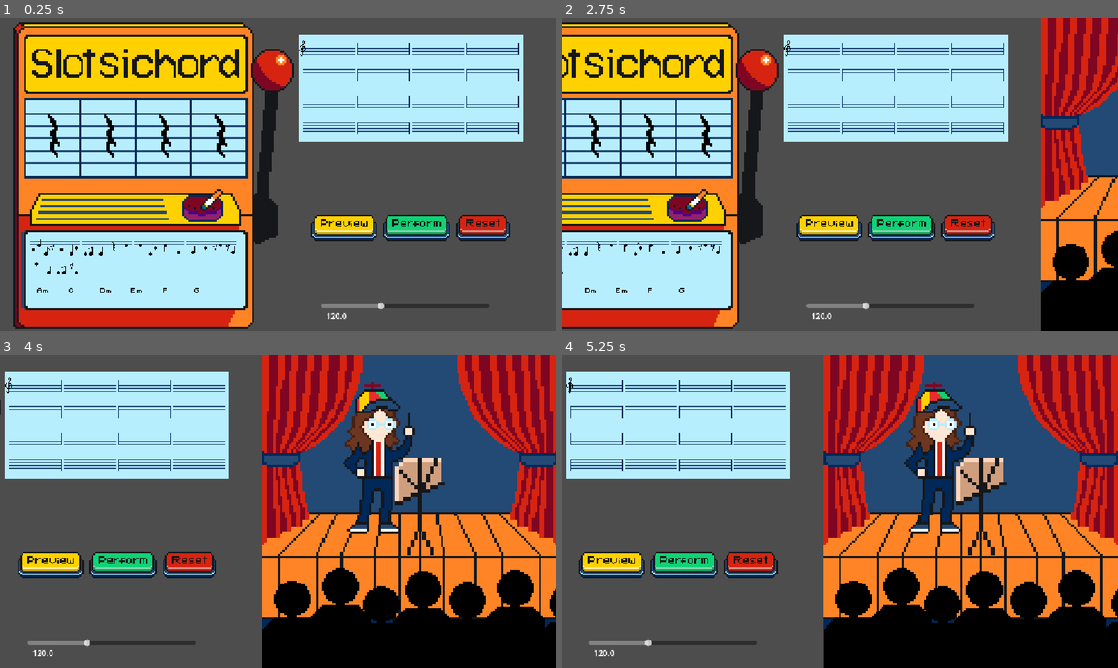
Above: before the commit, frames 1-4 (two rows, left to right).
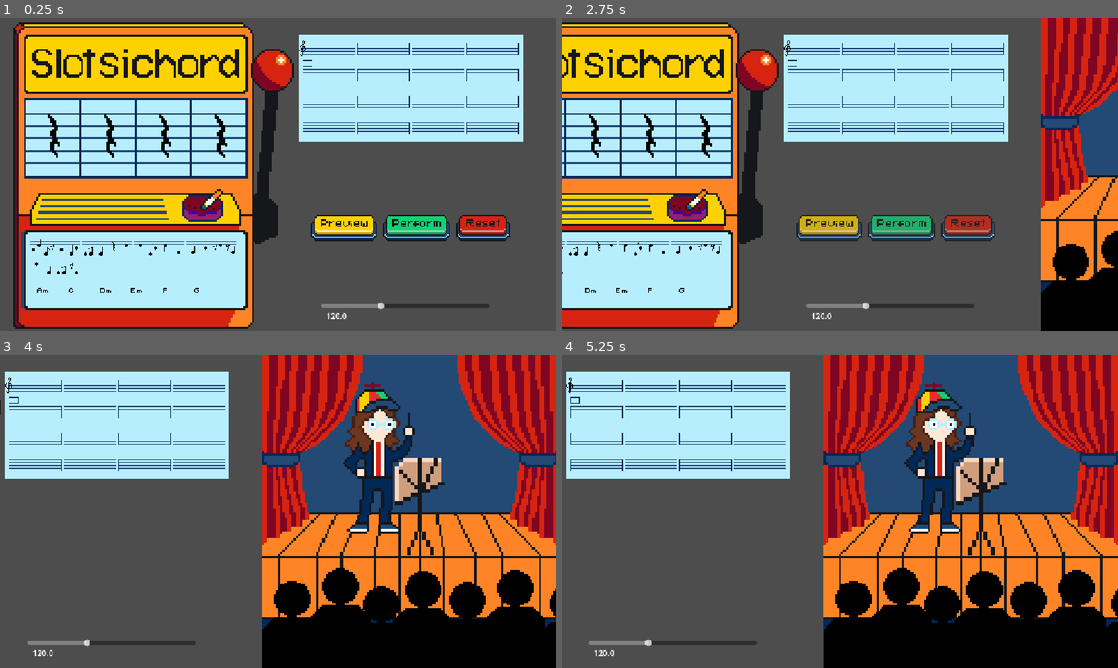
Above: after the commit, the same moments.

Repository: twhassall/slotsichord
Game: Godot game, scene res://scenes/actualScreens/MainScreen.tscn
The game is run twice, just before and just after one commit, with the same random seed, the same clock (stepped at 60 frames per second) and the same inputs.
Inputs (mouse positions are in pixels of both pictures, inside the frame that each line leads up to):
- Up to frame 1 (0.25 s): no input
- Up to frame 2 (2.75 s): click (906, 227) at 0.5 s; click (906, 227) at 1.25 s; click (979, 227) at 2 s
- Up to frame 3 (4 s): no input
- Up to frame 4 (5.25 s): tap Enter at 5 s

The runs differ from the first frame. In frame 1, less than 0.1% of the frame differs, in the area x 54-57%, y 13-16%; in frame 2, 1.4%; in frame 3, 2.7%; in frame 4, 2.7%, in the area x 1-39%, y 13-72%.

Commit message:
Got encore button working
And more button polish. Fading and stuff

Diff:
--- a/scenes/subScenes/ArrangementArea.tscn
+++ b/scenes/subScenes/ArrangementArea.tscn
@@ -7,6 +7,7 @@
 [ext_resource type="Texture2D" uid="uid://d2j08jrs4jxki" path="res://assets/sprites/buttons/preview.png" id="4_6jpjo"]
 [ext_resource type="Texture2D" uid="uid://cm8xdbj5amfqs" path="res://assets/sprites/buttons/reset.png" id="5_bljxu"]
 [ext_resource type="Texture2D" uid="uid://b5pkastgx06lq" path="res://assets/sprites/buttons/perform.png" id="6_etmuu"]
+[ext_resource type="Texture2D" uid="uid://f5s7nxthsloc" path="res://assets/sprites/chords/ChordBox.png" id="8_etmuu"]
 
 [sub_resource type="Animation" id="Animation_6jpjo"]
 length = 0.001
@@ -25,7 +26,7 @@
 
 [sub_resource type="Animation" id="Animation_bljxu"]
 resource_name = "press"
-length = 0.4
+length = 0.2
 tracks/0/type = "value"
 tracks/0/imported = false
 tracks/0/enabled = true
@@ -62,7 +63,7 @@
 
 [sub_resource type="Animation" id="Animation_bb7ac"]
 resource_name = "press"
-length = 0.39999999999999997
+length = 0.4
 tracks/0/type = "value"
 tracks/0/imported = false
 tracks/0/enabled = true
@@ -99,7 +100,7 @@
 
 [sub_resource type="Animation" id="Animation_btd2q"]
 resource_name = "press"
-length = 0.39999999999999997
+length = 0.4
 tracks/0/type = "value"
 tracks/0/imported = false
 tracks/0/enabled = true
@@ -297,6 +298,10 @@
 offset_right = 51.0
 offset_bottom = 42.0
 
+[node name="ChordBox" type="Sprite2D" parent="." unique_id=112055820]
+position = Vector2(20, 59)
+texture = ExtResource("8_etmuu")
+
 [connection signal="pressed" from="PreviewButton/Preview" to="." method="_on_play_pressed"]
 [connection signal="pressed" from="ResetButton/Reset" to="." method="_on_reset_pressed"]
 [connection signal="pressed" from="PerformButton/Perform" to="." method="_on_perfom_pressed"]
--- a/scenes/subScenes/performance.tscn
+++ b/scenes/subScenes/performance.tscn
@@ -8,6 +8,8 @@
 [ext_resource type="AudioStream" uid="uid://bfch551tvn7bh" path="res://assets/sounds/performance/cheer.wav" id="6_kfhwx"]
 [ext_resource type="AudioStream" uid="uid://3mbjbwbani12" path="res://assets/sounds/performance/clap.wav" id="7_scuq5"]
 [ext_resource type="AudioStream" uid="uid://brdw3ac3lpxo1" path="res://assets/sounds/performance/cricket.wav" id="8_ef5wx"]
+[ext_resource type="Texture2D" uid="uid://dp7466604jdjg" path="res://assets/sprites/buttons/encore.png" id="9_ef5wx"]
+[ext_resource type="Texture2D" uid="uid://ceor5ebm2vk61" path="res://assets/sprites/buttons/playagain.png" id="10_3sdyc"]
 
 [sub_resource type="Animation" id="Animation_c5t8m"]
 length = 0.8
@@ -46,6 +48,80 @@
 _data = {
 &"RESET": SubResource("Animation_c5t8m"),
 &"conduct": SubResource("Animation_pr87d")
+}
+
+[sub_resource type="Animation" id="Animation_ef5wx"]
+length = 0.001
+tracks/0/type = "value"
+tracks/0/imported = false
+tracks/0/enabled = true
+tracks/0/path = NodePath(".:frame")
+tracks/0/interp = 1
+tracks/0/loop_wrap = true
+tracks/0/keys = {
+"times": PackedFloat32Array(0),
+"transitions": PackedFloat32Array(1),
+"update": 1,
+"values": [1]
+}
+
+[sub_resource type="Animation" id="Animation_3sdyc"]
+resource_name = "press"
+length = 0.39999999999999997
+tracks/0/type = "value"
+tracks/0/imported = false
+tracks/0/enabled = true
+tracks/0/path = NodePath(".:frame")
+tracks/0/interp = 1
+tracks/0/loop_wrap = true
+tracks/0/keys = {
+"times": PackedFloat32Array(0, 0.2),
+"transitions": PackedFloat32Array(1, 1),
+"update": 1,
+"values": [1, 0]
+}
+
+[sub_resource type="AnimationLibrary" id="AnimationLibrary_tqrrd"]
+_data = {
+&"RESET": SubResource("Animation_ef5wx"),
+&"press": SubResource("Animation_3sdyc")
+}
+
+[sub_resource type="Animation" id="Animation_36eeh"]
+length = 0.001
+tracks/0/type = "value"
+tracks/0/imported = false
+tracks/0/enabled = true
+tracks/0/path = NodePath(".:frame")
+tracks/0/interp = 1
+tracks/0/loop_wrap = true
+tracks/0/keys = {
+"times": PackedFloat32Array(0),
+"transitions": PackedFloat32Array(1),
+"update": 1,
+"values": [1]
+}
+
+[sub_resource type="Animation" id="Animation_og6on"]
+resource_name = "press"
+length = 0.39999999999999997
+tracks/0/type = "value"
+tracks/0/imported = false
+tracks/0/enabled = true
+tracks/0/path = NodePath(".:frame")
+tracks/0/interp = 1
+tracks/0/loop_wrap = true
+tracks/0/keys = {
+"times": PackedFloat32Array(0, 0.2),
+"transitions": PackedFloat32Array(1, 1),
+"update": 1,
+"values": [1, 0]
+}
+
+[sub_resource type="AnimationLibrary" id="AnimationLibrary_tgwtl"]
+_data = {
+&"RESET": SubResource("Animation_36eeh"),
+&"press": SubResource("Animation_og6on")
 }
 
 [node name="JuniperNode" type="Node2D" unique_id=314397147]
@@ -72,12 +148,6 @@
 root_node = NodePath("../..")
 libraries/ = SubResource("AnimationLibrary_pbtqv")
 
-[node name="MakeHerMove" type="Button" parent="." unique_id=2143887782]
-offset_left = 523.0
-offset_top = -108.0
-offset_right = 583.0
-offset_bottom = -52.0
-
 [node name="MusicStand" type="Sprite2D" parent="." unique_id=1457798509]
 position = Vector2(327, 310)
 scale = Vector2(8, 8)
@@ -120,4 +190,39 @@
 [node name="cricketSound" type="AudioStreamPlayer" parent="." unique_id=1525729023]
 stream = ExtResource("8_ef5wx")
 
-[connection signal="pressed" from="MakeHerMove" to="." method="_on_make_her_move_pressed"]
+[node name="EncoreButton" type="Sprite2D" parent="." unique_id=200918739]
+position = Vector2(230.00002, 605)
+scale = Vector2(3, 3)
+texture = ExtResource("9_ef5wx")
+vframes = 2
+frame = 1
+
+[node name="Encore" type="Button" parent="EncoreButton" unique_id=1352490129]
+self_modulate = Color(1, 1, 1, 0)
+offset_left = -22.000004
+offset_top = -10.3333435
+offset_right = 22.333324
+offset_bottom = 9.3333435
+
+[node name="EncoreAnim" type="AnimationPlayer" parent="EncoreButton" unique_id=1282108966]
+libraries/ = SubResource("AnimationLibrary_tqrrd")
+
+[node name="PlayAgainButton" type="Sprite2D" parent="." unique_id=1192916358]
+position = Vector2(414, 593)
+scale = Vector2(3, 3)
+texture = ExtResource("10_3sdyc")
+vframes = 2
+frame = 1
+
+[node name="PlayAgainAnim" type="AnimationPlayer" parent="PlayAgainButton" unique_id=1639303942]
+libraries/ = SubResource("AnimationLibrary_tgwtl")
+
+[node name="PlayAgain" type="Button" parent="PlayAgainButton" unique_id=1236419239]
+self_modulate = Color(1, 1, 1, 0)
+offset_left = -18.666668
+offset_top = -13.0
+offset_right = 19.33334
+offset_bottom = 14.0
+
+[connection signal="pressed" from="EncoreButton/Encore" to="." method="_on_encore_pressed"]
+[connection signal="pressed" from="PlayAgainButton/PlayAgain" to="." method="_on_play_again_pressed"]
--- a/scenes/subScenes/slot_machine.tscn
+++ b/scenes/subScenes/slot_machine.tscn
@@ -366,10 +366,10 @@
 [node name="Spin" type="Button" parent="." unique_id=2136534447]
 modulate = Color(1, 1, 1, 0)
 layout_mode = 0
-offset_left = 543.0
-offset_top = 63.0
-offset_right = 632.0
-offset_bottom = 153.0
+offset_left = 539.0
+offset_top = 60.0
+offset_right = 640.0
+offset_bottom = 471.0
 
 [node name="BarOutputArea" type="HFlowContainer" parent="." unique_id=498840211]
 layout_mode = 0
--- a/scripts/MainScreen.gd
+++ b/scripts/MainScreen.gd
@@ -6,23 +6,35 @@
 func _ready():
 	##connects this script to the perform button in arrangement_area.gd
 	$ArrangementArea.perform_pressed.connect(pan_to_performance)
+	$JuniperNode.encore_pressed.connect(encore)
 
 func pan_to_performance():
+	$ArrangementArea.set_buttons_disabled(true)
+	$JuniperNode.set_buttons_disabled(true)
+
 	##moves the camera smoothly
-
-	$ArrangementArea.set_buttons_disabled(true)
 	var tween = create_tween()
 	tween.set_ease(Tween.EASE_IN_OUT)
 	tween.set_trans(Tween.TRANS_SINE)
 	tween.tween_property($Camera2D, "position", Vector2(1360.0,324.0), 2.0)
 
+	##fade buttons as camera pans
+	tween.parallel().tween_property($ArrangementArea/PreviewButton, "modulate:a", 0.0, 2.0)
+	tween.parallel().tween_property($ArrangementArea/PerformButton, "modulate:a", 0.0, 2.0)
+	tween.parallel().tween_property($ArrangementArea/ResetButton, "modulate:a", 0.0, 2.0)
 
 	await tween.finished
+
+	$ArrangementArea/PreviewButton.visible = false
+	$ArrangementArea/PerformButton.visible = false
+	$ArrangementArea/ResetButton.visible = false
 
 	#magic timer
 	#this is where we can play audience noises if we have them
 	await get_tree().create_timer(0.5).timeout
+	performance()
 
+func performance():
 	#just call directly
 	$JuniperNode.start_conducting()
 	await $ArrangementArea.play_all_bars()
@@ -31,3 +43,26 @@
 	#feel free to adjust!
 	await get_tree().create_timer(1).timeout
 	$JuniperNode.audience_reaction()
+	await get_tree().create_timer(1).timeout
+
+	##Activate performance buttons at end
+	$JuniperNode.set_buttons_disabled(false)
+	$JuniperNode/EncoreButton.modulate.a = 0.0
+	$JuniperNode/PlayAgainButton.modulate.a = 0.0
+	$JuniperNode/EncoreButton.visible = true
+	$JuniperNode/PlayAgainButton.visible = true
+
+	var fade_in = create_tween()
+	fade_in.set_ease(Tween.EASE_IN_OUT)
+	fade_in.set_trans(Tween.TRANS_SINE)
+	fade_in.tween_property($JuniperNode/EncoreButton, "modulate:a", 1.0, 1.0)
+	fade_in.parallel().tween_property($JuniperNode/PlayAgainButton, "modulate:a", 1.0, 1.0)
+
+func encore():
+	$JuniperNode.set_buttons_disabled(true)
+	var fade_out = create_tween()
+	fade_out.set_ease(Tween.EASE_IN_OUT)
+	fade_out.set_trans(Tween.TRANS_SINE)
+	fade_out.tween_property($JuniperNode/EncoreButton, "modulate:a", 0.0, 0.5)
+	fade_out.parallel().tween_property($JuniperNode/PlayAgainButton, "modulate:a", 0.0, 0.5)
+	performance()
--- a/scripts/arrangement_area.gd
+++ b/scripts/arrangement_area.gd
@@ -22,8 +22,11 @@
 	bpm_slider.value = MusicLibrary.bpm
 
 	$PreviewButton.frame=0
+	$PreviewButton.visible = true
 	$ResetButton.frame=0
+	$ResetButton.visible = true
 	$PerformButton.frame=0
+	$PerformButton.visible = true
 
 func play_all_bars():
 	for line in slots:
--- a/scripts/audience.gd
+++ b/scripts/audience.gd
@@ -1,11 +1,25 @@
 extends Node2D
 var cheer_tween: Tween
+var rest_pos: float
+
+func _ready():
+	rest_pos = position.y
+	self.frame = 1
 
 func cheer(height: float, duration: float):
-	var start_pos = position.y
 	cheer_tween = create_tween()
 	cheer_tween.set_loops()
 	cheer_tween.set_ease(Tween.EASE_IN_OUT)
 	cheer_tween.set_trans(Tween.TRANS_SINE)
-	cheer_tween.tween_property(self, "position:y", start_pos - height, duration)
-	cheer_tween.tween_property(self, "position:y", start_pos, duration)
+	cheer_tween.tween_property(self, "position:y", rest_pos - height, duration)
+	cheer_tween.tween_property(self, "position:y", rest_pos, duration)
+
+func stop_cheering(duration: float):
+	if cheer_tween:
+		cheer_tween.kill()
+	var settle = create_tween()
+	settle.set_ease(Tween.EASE_IN_OUT)
+	settle.set_trans(Tween.TRANS_SINE)
+	settle.tween_property(self, "position:y", rest_pos, duration)
+	await settle.finished
+	self.frame = 1
--- a/scripts/testjuniper.gd
+++ b/scripts/testjuniper.gd
@@ -1,7 +1,13 @@
 extends Node2D
+
+signal encore_pressed
 
 func _ready():
 	randomize()
+	$EncoreButton.frame=0
+	$EncoreButton.visible = false
+	$PlayAgainButton.frame=0
+	$PlayAgainButton.visible = false
 
 func start_conducting():
 	$Juniper/JuniperAnimation.play("conduct")
@@ -44,50 +50,35 @@
 	else:
 		$cricketSound.play()
 
-
-
-
-
-func _on_make_her_move_pressed():
-	$Juniper/JuniperAnimation.play("conduct")
-
-	#Conduct and play - then cheer etc
-
-	var cheer_count = 0
-	var clap_count = 0
-	var cricket_count = 0
+##buttons to press after performance
+func _on_encore_pressed():
+	$EncoreButton/EncoreAnim.play("press")
+	emit_signal("encore_pressed")
 
 	for i in range(1, 8):
 		var patron = get_node("Audience" + str(i))
-		var roll = randf()
-		##big cheer
-		if roll < 0.4:
-			patron.frame = 0
-			var height = randf_range(5.0, 15.0)
-			var duration = randf_range(0.25, 0.45)
-			patron.cheer(height, duration)
-			cheer_count +=1
-		##polite applause
-		elif roll < 0.75:
-			patron.frame = 1
-			var height = randf_range(1.0, 5.0)
-			var duration = randf_range(0.4, 0.7)
-			patron.cheer(height, duration)
-			clap_count +=1
-		##no reaction
-		else:
-			patron.frame = 1
-			cricket_count +=1
+		patron.stop_cheering(1.0)
 
-	##plays sound based on majority reaction
-	if cheer_count >= clap_count and cheer_count >= cricket_count:
-		$cheerSound.play()
-	elif clap_count >= cricket_count:
-		$clapSound.play()
-	else:
-		$cricketSound.play()
+	##fade out sounds
+	var fade = create_tween()
+	fade.set_ease(Tween.EASE_IN_OUT)
+	fade.set_trans(Tween.TRANS_SINE)
+	fade.tween_property($cheerSound, "volume_db", -80.0, 2.0)
+	fade.parallel().tween_property($clapSound, "volume_db", -80.0, 2.0)
+	fade.parallel().tween_property($cricketSound, "volume_db", -80.0, 2.0)
 
-##PROBLEM WITH JUNIPER SPRITE, a tiny pixel appears in the playback,
-##but the sprite is definitely fine and there's nothing on the animation player
+	await fade.finished
 
-##think juniper issue is problem with art. Add a pixel between each sprite on the spritesheet
+	$cheerSound.stop()
+	$clapSound.stop()
+	$cricketSound.stop()
+	$cheerSound.volume_db = 0.0
+	$clapSound.volume_db = 0.0
+	$cricketSound.volume_db = 0.0
+
+func _on_play_again_pressed():
+	$PlayAgainButton/PlayAgainAnim.play("press")
+
+func set_buttons_disabled(is_disabled):
+	$EncoreButton/Encore.disabled = is_disabled
+	$PlayAgainButton/PlayAgain.disabled = is_disabled
Binary file added: assets/sprites/buttons/playagain.png
Not shown, added: assets/sprites/buttons/playagain.png.import
Binary file changed: assets/sprites/chords/ChordBox.png
